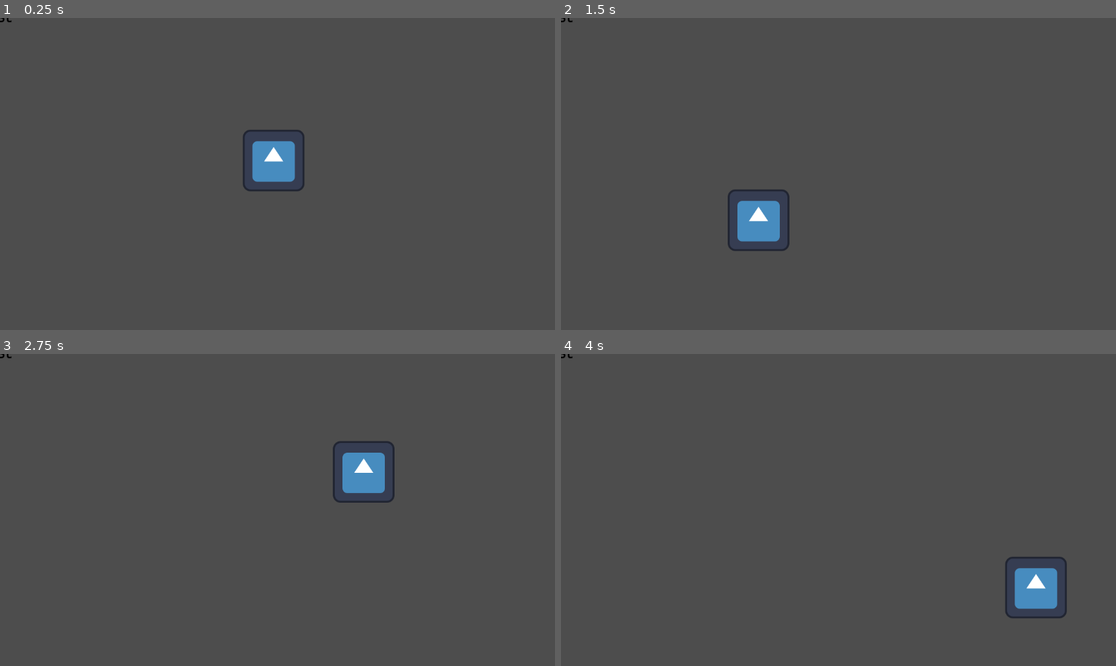
Above: before the commit, frames 1-4 (two rows, left to right).
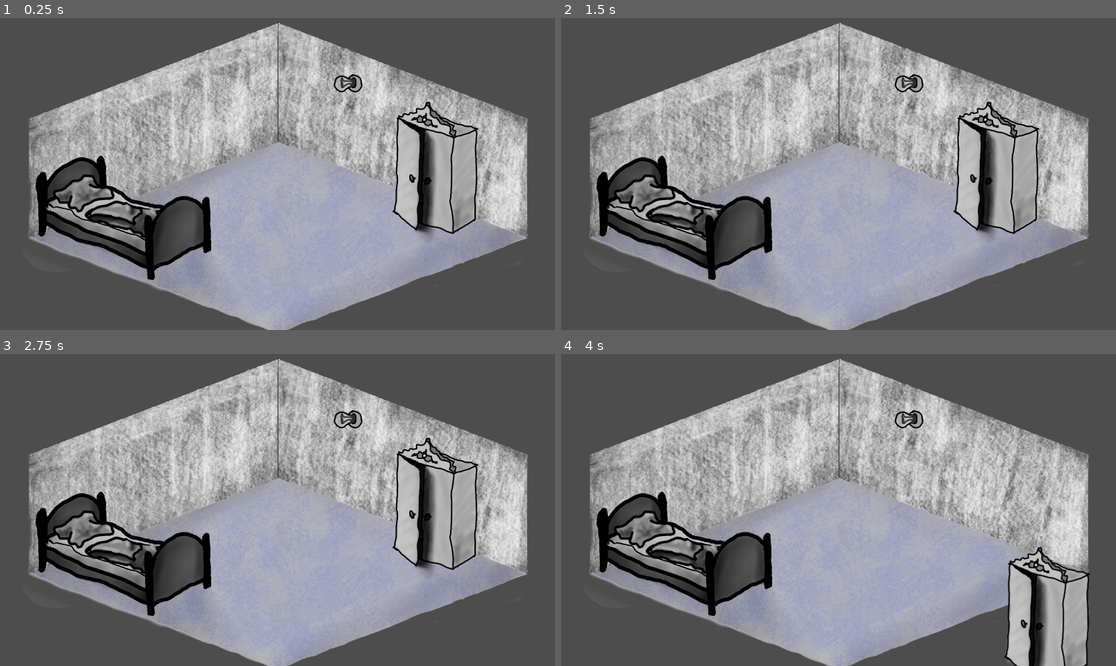
Above: after the commit, the same moments.

Repository: AndreasBurbach/GGJ_MyMask
Game: Godot game, scene res://main.tscn
Two runs of this game, one before a commit and one after it. Both use one fixed random seed, a clock stepped at 60 frames per second and the inputs below. Before the commit the project has no main scene; this scene is started directly in both runs. The engine's default icon, where the game draws it, is replaced by a stand-in: a white triangle on a blue panel in a dark square.
Inputs (mouse positions are in pixels of both pictures, inside the frame that each line leads up to):
- Up to frame 1 (0.25 s): no input
- Up to frame 2 (1.5 s): tap Enter at 0.5 s; move the mouse to (832, 161) at 0.52 s; press the mouse at (832, 161) at 0.53 s; tap Space at 1.25 s; move the mouse to (727, 189) at 1.27 s; release the mouse at (727, 189) at 1.28 s; click (727, 189) at 1.35 s
- Up to frame 3 (2.75 s): tap Enter at 2 s; move the mouse to (333, 441) at 2.02 s; press the mouse at (333, 441) at 2.03 s
- Up to frame 4 (4 s): tap Space at 2.75 s; move the mouse to (810, 572) at 2.77 s; release the mouse at (810, 572) at 2.78 s; click (810, 572) at 2.85 s; tap Enter at 3.5 s; move the mouse to (1005, 556) at 3.52 s; press the mouse at (1005, 556) at 3.53 s

The runs differ from the first frame. In frame 1, 59% of the frame differs, in the area x 0-96%, y 0-100%; in frame 2, 60%; in frame 3, 59%; in frame 4, 63%.

Commit message:
feat: first items

Diff:
--- a/Placeholder.gd
+++ b/Placeholder.gd
@@ -2,19 +2,31 @@
 
 @onready var sprite = $Sprite2D
 @onready var collisionShape = $CollisionShape2D
+@export var x_offset = 0.0
+@export var y_offset = 0.0
+@export var trust_collision = false
 
-signal selected(name: String,texture:Texture)
+signal selected(name: String,texture:Texture,offset:Vector2)
 var hovered = false
+
 
 # Called when the node enters the scene tree for the first time.
 func _ready() -> void:
+	if trust_collision:
+		var pos = collisionShape.position
+		x_offset += -pos.x
+		y_offset += -pos.y
+		print(name,pos)
+	else:
+		x_offset += sprite.texture.get_width()/2
+		y_offset += sprite.texture.get_height()/2
 	pass # Replace with function body.
 
 
 # Called every frame. 'delta' is the elapsed time since the previous frame.
 func _process(delta: float) -> void:
 	if Input.is_action_just_pressed("Mouse_Left_Click") and hovered:
-		emit_signal("selected", name,sprite.texture)
+		emit_signal("selected", name,sprite.texture,Vector2(x_offset,y_offset))
 	pass
 
 
@@ -39,7 +51,7 @@
 		var size = sprite.texture.get_size() * sprite.scale
 
 		# Falls noch kein Shape vorhanden ist, erstelle ein neues Rechteck
-		if not collisionShape.shape is RectangleShape2D:
+		if collisionShape.shape == null:
 			collisionShape.shape = RectangleShape2D.new()
 
 		# Setze die extents (Halbe Breite/Höhe)
--- a/main.gd
+++ b/main.gd
@@ -132,6 +132,7 @@
 	var children = $ItemContainer.get_children()
 	for child in children:
 		name2item[child.name] = child
+		print(child.name)
 	coursorObj.hide()
 
 	pass # Replace with function body.
@@ -144,14 +145,13 @@
 			selectedObj.show()
 		coursorObj.hide()
 		selected = false
-	var x = Vector2(coursorObj.texture.get_width()/2, coursorObj.texture.get_height() / 2)
-	coursorObj.position = get_viewport().get_mouse_position() + x
+	coursorObj.position = get_viewport().get_mouse_position() + cursorOffset
 	pass
 
 func interaction(a1:Area2D,a2:Area2D) -> void:
 	print("use ", a1.name, " on ", a2.name)
 
-func _on_placeholder_selected(name: String,texture:Texture) -> void:
+func _on_placeholder_selected(name: String,texture:Texture,offset:Vector2) -> void:
 	if selected:
 		var other = name2item[name]
 		interaction(selectedObj,other)
@@ -160,6 +160,8 @@
 	selectedObj = name2item[name]
 	selectedObj.hide()
 	coursorObj.texture = texture
+	#cursorOffset = Vector2(coursorObj.texture.get_width()/2, coursorObj.texture.get_height() / 2) + offset
+	cursorOffset = offset
 	coursorObj.show()
 	selected = true
 	pass # Replace with function body.
--- a/main.tscn
+++ b/main.tscn
@@ -1,12 +1,19 @@
-[gd_scene load_steps=12 format=3 uid="uid://brc7tkecr8s0i"]
+[gd_scene load_steps=29 format=3 uid="uid://brc7tkecr8s0i"]
 
 [ext_resource type="Script" uid="uid://op647jm0ibgi" path="res://main.gd" id="1_ig7tw"]
 [ext_resource type="PackedScene" uid="uid://cfmvyhxwydp3y" path="res://Placeholder.tscn" id="2_0xm2m"]
 [ext_resource type="Texture2D" uid="uid://cfqy2chhmjk87" path="res://assets/items/Placeholder.png" id="3_h2yge"]
 [ext_resource type="Texture2D" uid="uid://cnfytrl0jhugb" path="res://icon.svg" id="4_1bvp3"]
 [ext_resource type="Shader" uid="uid://bemj1i2w1w8td" path="res://Placeholder.gdshader" id="4_lquwl"]
+[ext_resource type="Texture2D" uid="uid://b2h4i4gvn4v4p" path="res://assets/items/room-pics/pillow.png" id="5_kek77"]
+[ext_resource type="Texture2D" uid="uid://hhkmbh6niyd1" path="res://assets/items/room-pics/cover.png" id="6_4c57u"]
 [ext_resource type="PackedScene" uid="uid://b2pnyhqo721us" path="res://sleep_and_wake.tscn" id="6_7mycd"]
+[ext_resource type="Texture2D" uid="uid://t617jgahr322" path="res://assets/items/room-pics/closet.png" id="7_4c57u"]
 [ext_resource type="PackedScene" uid="uid://cg3nc17p58a38" path="res://text_bubble.tscn" id="7_272bh"]
+[ext_resource type="Texture2D" uid="uid://cjallyue27fdg" path="res://assets/items/room-pics/lamp-whole.png" id="8_efxa6"]
+[ext_resource type="Texture2D" uid="uid://br2w28glfkvr" path="res://assets/items/room-pics/floor.png" id="12_w48qg"]
+[ext_resource type="Texture2D" uid="uid://pjj43mle6bkv" path="res://assets/items/room-pics/walls.png" id="13_vivmo"]
+[ext_resource type="Texture2D" uid="uid://fy53ys8nbi86" path="res://assets/items/room-pics/bed.png" id="14_2cqfq"]
 
 [sub_resource type="RectangleShape2D" id="RectangleShape2D_lquwl"]
 resource_local_to_scene = true
@@ -20,9 +27,59 @@
 
 [sub_resource type="RectangleShape2D" id="RectangleShape2D_272bh"]
 resource_local_to_scene = true
-size = Vector2(128, 128)
+size = Vector2(128.00002, 128)
 
 [sub_resource type="ShaderMaterial" id="ShaderMaterial_5vw27"]
+resource_local_to_scene = true
+shader = ExtResource("4_lquwl")
+shader_parameter/line_color = Color(0.57388204, 0.50448245, 0.0085459035, 1)
+shader_parameter/line_thickness = 0.0
+
+[sub_resource type="RectangleShape2D" id="RectangleShape2D_5vw27"]
+resource_local_to_scene = true
+size = Vector2(143, 28)
+
+[sub_resource type="ShaderMaterial" id="ShaderMaterial_kek77"]
+resource_local_to_scene = true
+shader = ExtResource("4_lquwl")
+shader_parameter/line_color = Color(0.57388204, 0.50448245, 0.0085459035, 1)
+shader_parameter/line_thickness = 0.0
+
+[sub_resource type="RectangleShape2D" id="RectangleShape2D_4c57u"]
+resource_local_to_scene = true
+size = Vector2(81.63431, 67.40538)
+
+[sub_resource type="ShaderMaterial" id="ShaderMaterial_efxa6"]
+resource_local_to_scene = true
+shader = ExtResource("4_lquwl")
+shader_parameter/line_color = Color(0.57388204, 0.50448245, 0.0085459035, 1)
+shader_parameter/line_thickness = 0.0
+
+[sub_resource type="RectangleShape2D" id="RectangleShape2D_kek77"]
+resource_local_to_scene = true
+size = Vector2(107.20123, 63.296223)
+
+[sub_resource type="ShaderMaterial" id="ShaderMaterial_4c57u"]
+resource_local_to_scene = true
+shader = ExtResource("4_lquwl")
+shader_parameter/line_color = Color(0.57388204, 0.50448245, 0.0085459035, 1)
+shader_parameter/line_thickness = 0.0
+
+[sub_resource type="RectangleShape2D" id="RectangleShape2D_efxa6"]
+resource_local_to_scene = true
+size = Vector2(151.5, 224)
+
+[sub_resource type="ShaderMaterial" id="ShaderMaterial_dg77c"]
+resource_local_to_scene = true
+shader = ExtResource("4_lquwl")
+shader_parameter/line_color = Color(0.57388204, 0.50448245, 0.0085459035, 1)
+shader_parameter/line_thickness = 0.0
+
+[sub_resource type="RectangleShape2D" id="RectangleShape2D_dg77c"]
+resource_local_to_scene = true
+size = Vector2(47.5, 28)
+
+[sub_resource type="ShaderMaterial" id="ShaderMaterial_ycdy4"]
 resource_local_to_scene = true
 shader = ExtResource("4_lquwl")
 shader_parameter/line_color = Color(0.57388204, 0.50448245, 0.0085459035, 1)
@@ -31,9 +88,26 @@
 [node name="Main" type="Node"]
 script = ExtResource("1_ig7tw")
 
+[node name="BackgroundLayer" type="CanvasLayer" parent="."]
+layer = -1
+
+[node name="Floor" type="Sprite2D" parent="BackgroundLayer"]
+position = Vector2(576, 335)
+texture = ExtResource("12_w48qg")
+
+[node name="Walls" type="Sprite2D" parent="BackgroundLayer"]
+position = Vector2(577, 336)
+texture = ExtResource("13_vivmo")
+
+[node name="Bed" type="Sprite2D" parent="BackgroundLayer"]
+position = Vector2(600, 330)
+texture = ExtResource("14_2cqfq")
+
 [node name="ItemContainer" type="Node2D" parent="."]
+position = Vector2(-64, -33)
 
 [node name="Placeholder" parent="ItemContainer" instance=ExtResource("2_0xm2m")]
+visible = false
 
 [node name="CollisionShape2D" parent="ItemContainer/Placeholder" index="0"]
 shape = SubResource("RectangleShape2D_lquwl")
@@ -42,6 +116,7 @@
 material = SubResource("ShaderMaterial_7mycd")
 
 [node name="Placeholder2" parent="ItemContainer" instance=ExtResource("2_0xm2m")]
+visible = false
 position = Vector2(568, 296)
 
 [node name="CollisionShape2D" parent="ItemContainer/Placeholder2" index="0"]
@@ -52,27 +127,104 @@
 material = SubResource("ShaderMaterial_5vw27")
 texture = ExtResource("4_1bvp3")
 
+[node name="Placeholder3" parent="ItemContainer" instance=ExtResource("2_0xm2m")]
+visible = false
+position = Vector2(504, 432)
+
+[node name="CollisionShape2D" parent="ItemContainer/Placeholder3" index="0"]
+shape = SubResource("RectangleShape2D_5vw27")
+
+[node name="Sprite2D" parent="ItemContainer/Placeholder3" index="1"]
+material = SubResource("ShaderMaterial_kek77")
+
+[node name="Pillow" parent="ItemContainer" instance=ExtResource("2_0xm2m")]
+position = Vector2(664, 369)
+x_offset = 64.26
+y_offset = 35.925
+trust_collision = true
+
+[node name="CollisionShape2D" parent="ItemContainer/Pillow" index="0"]
+position = Vector2(-425.30124, 23.679375)
+rotation = -0.48869225
+scale = Vector2(0.9999999, 1)
+skew = -0.42760575
+shape = SubResource("RectangleShape2D_4c57u")
+
+[node name="Sprite2D" parent="ItemContainer/Pillow" index="1"]
+material = SubResource("ShaderMaterial_efxa6")
+texture = ExtResource("5_kek77")
+
+[node name="Blanket" parent="ItemContainer" instance=ExtResource("2_0xm2m")]
+position = Vector2(664, 369)
+x_offset = 63.205
+y_offset = 34.21
+trust_collision = true
+
+[node name="CollisionShape2D" parent="ItemContainer/Blanket" index="0"]
+position = Vector2(-339.69684, 74.93981)
+rotation = 0.25936875
+skew = 0.57770383
+shape = SubResource("RectangleShape2D_kek77")
+
+[node name="Sprite2D" parent="ItemContainer/Blanket" index="1"]
+material = SubResource("ShaderMaterial_4c57u")
+position = Vector2(0, -2)
+texture = ExtResource("6_4c57u")
+
+[node name="Wardrobe" parent="ItemContainer" instance=ExtResource("2_0xm2m")]
+position = Vector2(608, 360)
+x_offset = 91.51
+y_offset = 125.15
+trust_collision = true
+
+[node name="CollisionShape2D" parent="ItemContainer/Wardrobe" index="0"]
+position = Vector2(364.25, -8)
+shape = SubResource("RectangleShape2D_efxa6")
+
+[node name="Sprite2D" parent="ItemContainer/Wardrobe" index="1"]
+material = SubResource("ShaderMaterial_dg77c")
+texture = ExtResource("7_4c57u")
+
+[node name="Lamp" parent="ItemContainer" instance=ExtResource("2_0xm2m")]
+position = Vector2(616, 368)
+x_offset = 35.92
+y_offset = 19.92
+trust_collision = true
+
+[node name="CollisionShape2D" parent="ItemContainer/Lamp" index="0"]
+position = Vector2(172.96759, -196.30771)
+shape = SubResource("RectangleShape2D_dg77c")
+
+[node name="Sprite2D" parent="ItemContainer/Lamp" index="1"]
+material = SubResource("ShaderMaterial_ycdy4")
+texture = ExtResource("8_efxa6")
+
 [node name="CourserLayer" type="CanvasLayer" parent="."]
 
 [node name="CourserObj" type="Sprite2D" parent="CourserLayer"]
 texture = ExtResource("3_h2yge")
 
 [node name="CusceneLayer" type="CanvasLayer" parent="."]
+visible = false
 
 [node name="Fade" parent="CusceneLayer" instance=ExtResource("6_7mycd")]
-anchors_preset = -1
-anchor_right = 1.0
-anchor_bottom = 0.99500006
-offset_right = -1112.0
-offset_bottom = -604.7601
 in_time = 0.0
 
 [node name="TextBubble" parent="CusceneLayer" instance=ExtResource("7_272bh")]
-position = Vector2(888, 168)
+position = Vector2(824, 135)
 default = "Hello"
 
 [connection signal="selected" from="ItemContainer/Placeholder" to="." method="_on_placeholder_selected"]
 [connection signal="selected" from="ItemContainer/Placeholder2" to="." method="_on_placeholder_selected"]
+[connection signal="selected" from="ItemContainer/Pillow" to="." method="_on_placeholder_selected"]
+[connection signal="selected" from="ItemContainer/Blanket" to="." method="_on_placeholder_selected"]
+[connection signal="selected" from="ItemContainer/Wardrobe" to="." method="_on_placeholder_selected"]
+[connection signal="selected" from="ItemContainer/Lamp" to="." method="_on_placeholder_selected"]
 
 [editable path="ItemContainer/Placeholder"]
 [editable path="ItemContainer/Placeholder2"]
+[editable path="ItemContainer/Placeholder3"]
+[editable path="ItemContainer/Pillow"]
+[editable path="ItemContainer/Blanket"]
+[editable path="ItemContainer/Wardrobe"]
+[editable path="ItemContainer/Lamp"]
--- a/project.godot
+++ b/project.godot
@@ -11,6 +11,7 @@
 [application]
 
 config/name="Mask"
+run/main_scene="uid://brc7tkecr8s0i"
 config/features=PackedStringArray("4.5", "GL Compatibility")
 config/icon="res://icon.svg"
 
--- a/sleep_and_wake.gd
+++ b/sleep_and_wake.gd
@@ -1,4 +1,4 @@
-extends Control
+extends Node
 
 @onready var color_rect = $ColorRect
 @export var color:Color
@@ -8,12 +8,15 @@
 @export var hold_time = 1.0
 @export var in_time = 1.0
 
-
+@onready var cr = $ColorRect
 
 # Called when the node enters the scene tree for the first time.
 func _ready() -> void:
 	color_rect.color = Color(color,0)
-	hide()
+	$FadeOut.wait_time = out_time  or 1
+	$OutTime.wait_time = hold_time or 1
+	$FadeIn.wait_time = in_time or 1
+	cr.hide()
 	pass # Replace with function body.
 
 
@@ -27,12 +30,11 @@
 	color_rect.color = Color(color,progress)
 
 func start():
-	show()
+	cr.show()
 	print("fadout start")
 	if out_time == 0:
 		_on_out_time_timeout()
 		return
-	$FadeOut.wait_time = out_time
 	$FadeOut.start()
 	timer = $FadeOut
 	out = true
@@ -41,7 +43,6 @@
 func _on_fade_out_timeout() -> void:
 	if hold_time == 0:
 		_on_out_time_timeout()
-	$OutTime.wait_time = hold_time
 	print("fadeout hold")
 	$OutTime.start()
 	timer = null
@@ -51,7 +52,6 @@
 		_on_fade_in_timeout()
 		return
 	print("fadeint start")
-	$FadeIn.wait_time = in_time
 	$FadeIn.start()
 	timer = $FadeIn
 	out = false
@@ -59,4 +59,4 @@
 
 func _on_fade_in_timeout() -> void:
 	print("fadein done")
-	hide()
+	cr.hide()
--- a/sleep_and_wake.tscn
+++ b/sleep_and_wake.tscn
@@ -2,15 +2,10 @@
 
 [ext_resource type="Script" uid="uid://cei23pyu5ht6s" path="res://sleep_and_wake.gd" id="1_vbh40"]
 
-[node name="Fade" type="Control"]
-layout_mode = 3
-anchors_preset = 0
-offset_right = 40.0
-offset_bottom = 40.0
+[node name="Fade" type="Node"]
 script = ExtResource("1_vbh40")
 
 [node name="ColorRect" type="ColorRect" parent="."]
-layout_mode = 0
 offset_right = 1151.0
 offset_bottom = 645.0
 color = Color(0, 0, 0, 0)
Not shown, added: assets/items/room-pics/bed.png.import
Not shown, added: assets/items/room-pics/closet.png.import
Not shown, added: assets/items/room-pics/cover.png.import
Not shown, added: assets/items/room-pics/floor.png.import
Not shown, added: assets/items/room-pics/lamp-broken.png.import
Not shown, added: assets/items/room-pics/lamp-glow.png.import
Not shown, added: assets/items/room-pics/lamp-whole.png.import
Not shown, added: assets/items/room-pics/pillow.png.import
Not shown, added: assets/items/room-pics/walls.png.import
